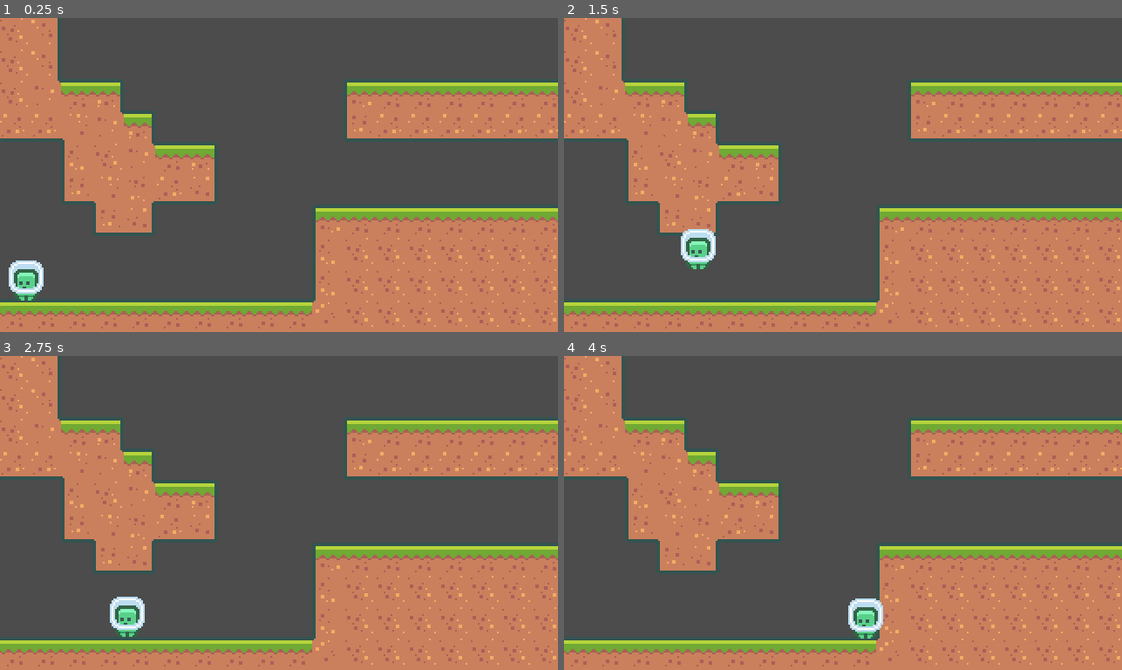
Above: before the commit, frames 1-4 (two rows, left to right).
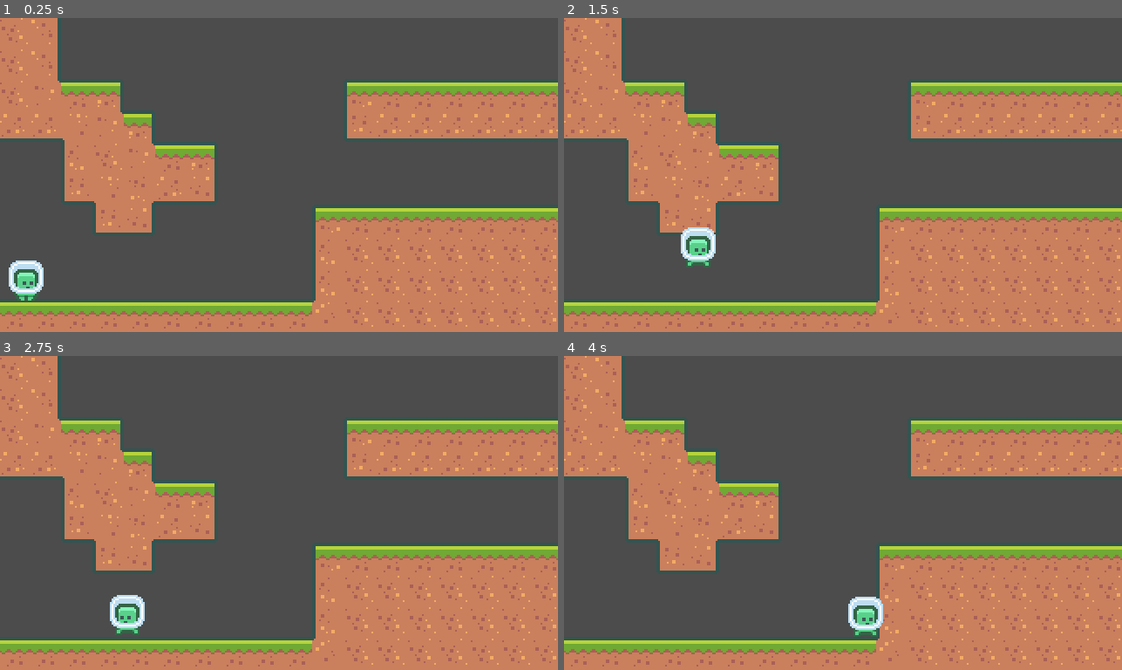
Above: after the commit, the same moments.

Repository: jackwkinsey/2d-platformer
Game: Godot game, scene res://scenes/Main.tscn
Two runs of this game, one before a commit and one after it. Both use one fixed random seed, a clock stepped at 60 frames per second and the inputs below.
Inputs:
- Up to frame 1 (0.25 s): no input
- Up to frame 2 (1.5 s): tap Enter at 0.5 s; hold Space (jump) 0.53-1.28 s; hold D (move_right) from 0.53 s (still down); tap Space (jump) at 1.35 s
- Up to frame 3 (2.75 s): tap Space (jump) at 1.52, 1.82 s; release D (move_right) at 2.03 s; hold A (move_left) from 2.03 s (still down); hold Space (jump) from 2.03 s (still down)
- Up to frame 4 (4 s): release A (move_left) at 2.78 s; release Space (jump) at 2.78 s; hold D (move_right) from 2.78 s (still down); tap Space (jump) at 2.85, 3.02, 3.32 s; hold Space (jump) from 3.53 s (still down)

The runs differ from the first frame. In frame 1, less than 0.1% of the frame differs, in the area x 2-7%, y 83-89%; in frame 2, 0.4%, in the area x 20-28%, y 66-80%; in frame 3, 0.4%; in frame 4, 0.4%.

Commit message:
feat: add basic player animation
Idle, run, and jump. Also flip sprite based on move direction.

Diff:
--- a/scenes/Player.tscn
+++ b/scenes/Player.tscn
@@ -1,17 +1,40 @@
-[gd_scene load_steps=4 format=2]
+[gd_scene load_steps=6 format=2]
 
 [ext_resource path="res://scripts/Player.gd" type="Script" id=1]
 [ext_resource path="res://assets/player/character_0000.png" type="Texture" id=2]
+[ext_resource path="res://assets/player/character_0001.png" type="Texture" id=3]
+
+[sub_resource type="SpriteFrames" id=2]
+animations = [ {
+"frames": [ ExtResource( 2 ) ],
+"loop": true,
+"name": "idle",
+"speed": 5.0
+}, {
+"frames": [ ExtResource( 3 ) ],
+"loop": true,
+"name": "jump",
+"speed": 5.0
+}, {
+"frames": [ ExtResource( 2 ), ExtResource( 3 ) ],
+"loop": true,
+"name": "run",
+"speed": 10.0
+} ]
 
 [sub_resource type="RectangleShape2D" id=1]
 extents = Vector2( 5, 8 )
 
-[node name="Player" type="KinematicBody2D"]
+[node name="Player" type="KinematicBody2D" groups=[
+"player",
+]]
 script = ExtResource( 1 )
 
-[node name="Sprite" type="Sprite" parent="."]
+[node name="AnimatedSprite" type="AnimatedSprite" parent="."]
 position = Vector2( 0, -12 )
-texture = ExtResource( 2 )
+frames = SubResource( 2 )
+animation = "run"
+flip_h = true
 __meta__ = {
 "_edit_lock_": true
 }
--- a/scripts/Player.gd
+++ b/scripts/Player.gd
@@ -12,10 +12,9 @@
 	pass
 
 func _process(delta):
-	var move_direction = Vector2.ZERO
-	move_direction.x = Input.get_action_strength("move_right") - Input.get_action_strength("move_left")
-	velocity.x += move_direction.x * horizontal_acceleration * delta
-	if (move_direction.x == 0):
+	var move_vector = _get_move_vector()
+	velocity.x += move_vector.x * horizontal_acceleration * delta
+	if (move_vector.x == 0):
 		velocity.x = lerp(0, velocity.x, pow(2, -50 * delta))
 
 	velocity.x = clamp(velocity.x, -max_horizontal_speed, max_horizontal_speed)
@@ -34,6 +33,26 @@
 		velocity.y += gravity * delta
 	velocity = move_and_slide(velocity, Vector2.UP)
 
+	_update_animation(delta)
+
+func _get_move_vector():
+	var move_vector = Vector2.ZERO
+	move_vector.x = Input.get_action_strength("move_right") - Input.get_action_strength("move_left")
+	return move_vector
+
 func _on_floor(delta):
 	air_time += delta
-	return is_on_floor() ||air_time < 0.15
+	return is_on_floor() || air_time < 0.2
+
+func _update_animation(delta):
+	var move_vector = _get_move_vector()
+
+	if (!_on_floor(delta)):
+		$AnimatedSprite.play("jump")
+	elif (move_vector.x != 0):
+		$AnimatedSprite.play("run")
+	else:
+		$AnimatedSprite.play("idle")
+
+	if (move_vector.x !=0):
+		$AnimatedSprite.flip_h = true if (move_vector.x > 0) else false
